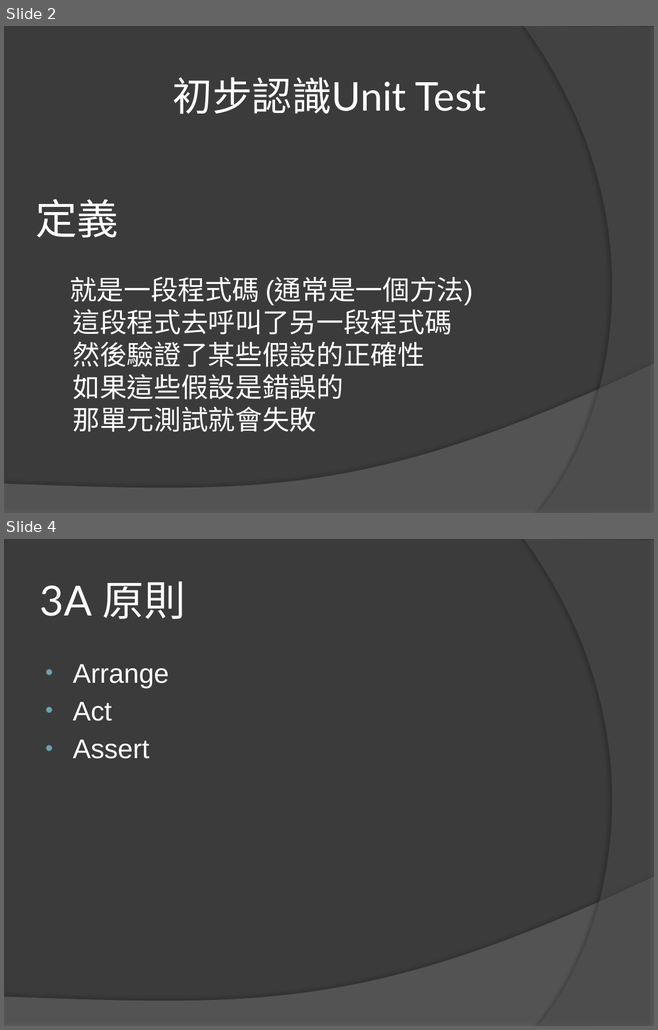
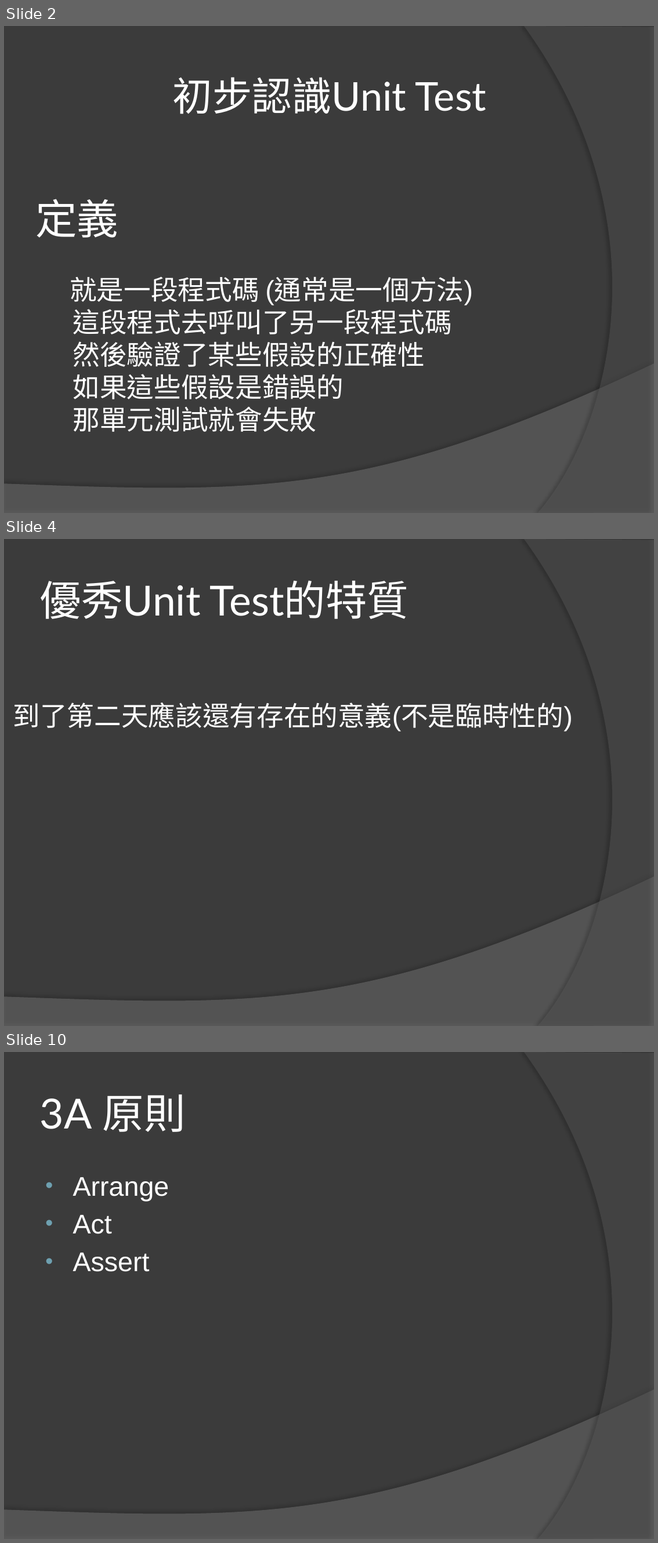
Before and after one commit to lintingwei/UnitTestBasic, a slide deck: Unit Test Basic.pptx. Shown one above the other, each under a label of ours: slides 2 and 4 before the commit, slides 2, 4 and 10 after it; the slides between them are not shown. The pictures are 658x1030 and 658x1543 pixels, drawn with LibreOffice and Linux fonts; fonts in the diff are those of the drawing. Boxes give left, top, right and bottom in pixels: in the first picture for what was removed or moved away, otherwise in the second. Text is boxed around its words. In the diff, an @@ line names an element or a change of style, - is before the commit and + after.

```diff
--- a/Unit Test Basic.pptx
+++ b/Unit Test Basic.pptx
@@ slide 4 added at [4,539,654,1026], background #3B3B3B; not listed: 2 template elements that a slide beside it also shows @@
@@ title added at [40,580,408,619], 46 pt, text #FFFFFF @@
+優秀Unit Test的特質
@@ text added at [13,703,572,732], 30 pt, text #FFFFFF @@
+到了第二天應該還有存在的意義(不是臨時性的)
@@ what was slide 4 is now slide 10 @@
```
Also in this commit, not shown: 1 slide changed, 5 other slides added.
